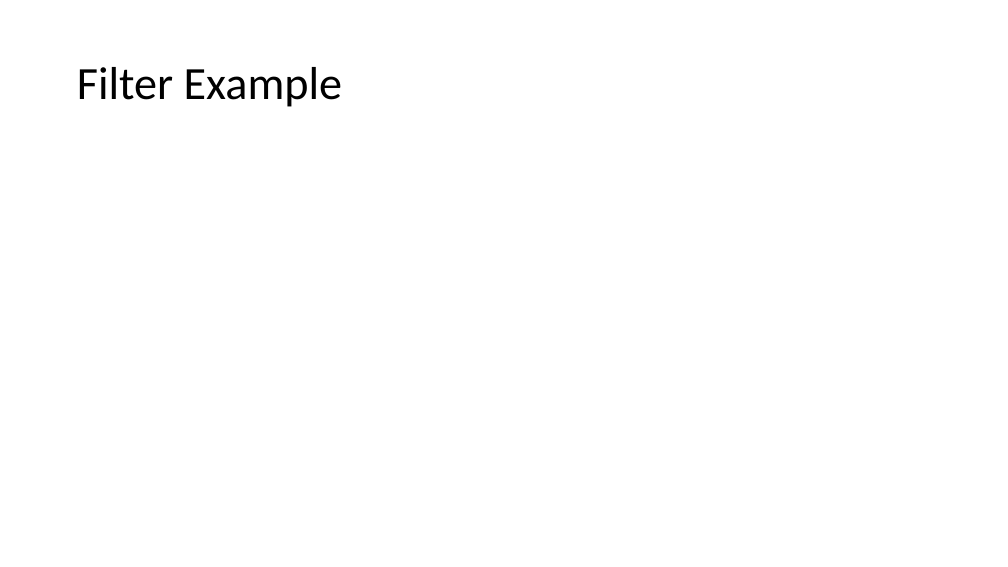
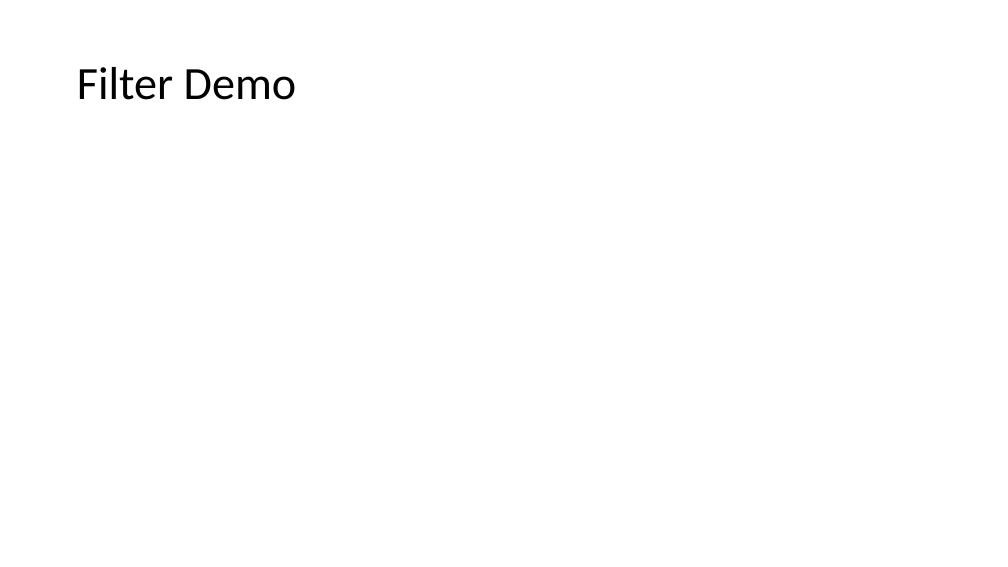
Before and after one commit to NVSL/QuadClass-Resources, a slide deck: slide 19 of labs/Sensing-And-Filtering/Sensing-And-Filtering.pptx. Drawn at 1008x567 pixels with LibreOffice and Linux fonts; fonts in the diff are those of the drawing. Boxes give left, top, right and bottom in pixels: in the first picture for what was removed or moved away, otherwise in the second. Text is boxed around its words. In the diff, an @@ line names an element or a change of style, - is before the commit and + after.

```diff
--- a/labs/Sensing-And-Filtering/Sensing-And-Filtering.pptx
+++ b/labs/Sensing-And-Filtering/Sensing-And-Filtering.pptx
@@ title at [77, 67, 297, 100]: text changed @@
-Filter Example
+Filter Demo
```
Also in this commit, not shown: 19 other slides changed, 3 slides added, 1 slide removed, 4 other files.
